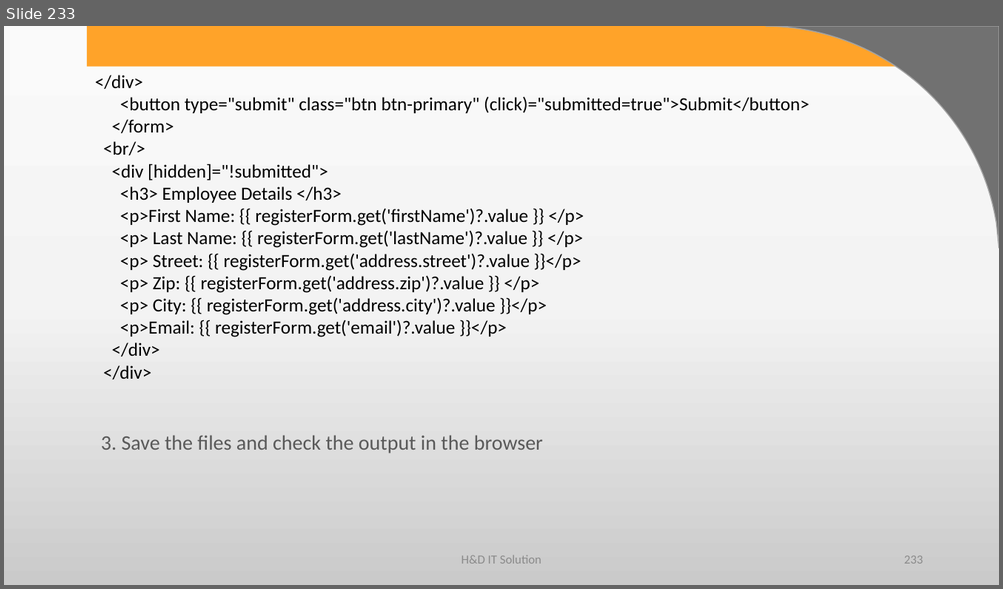
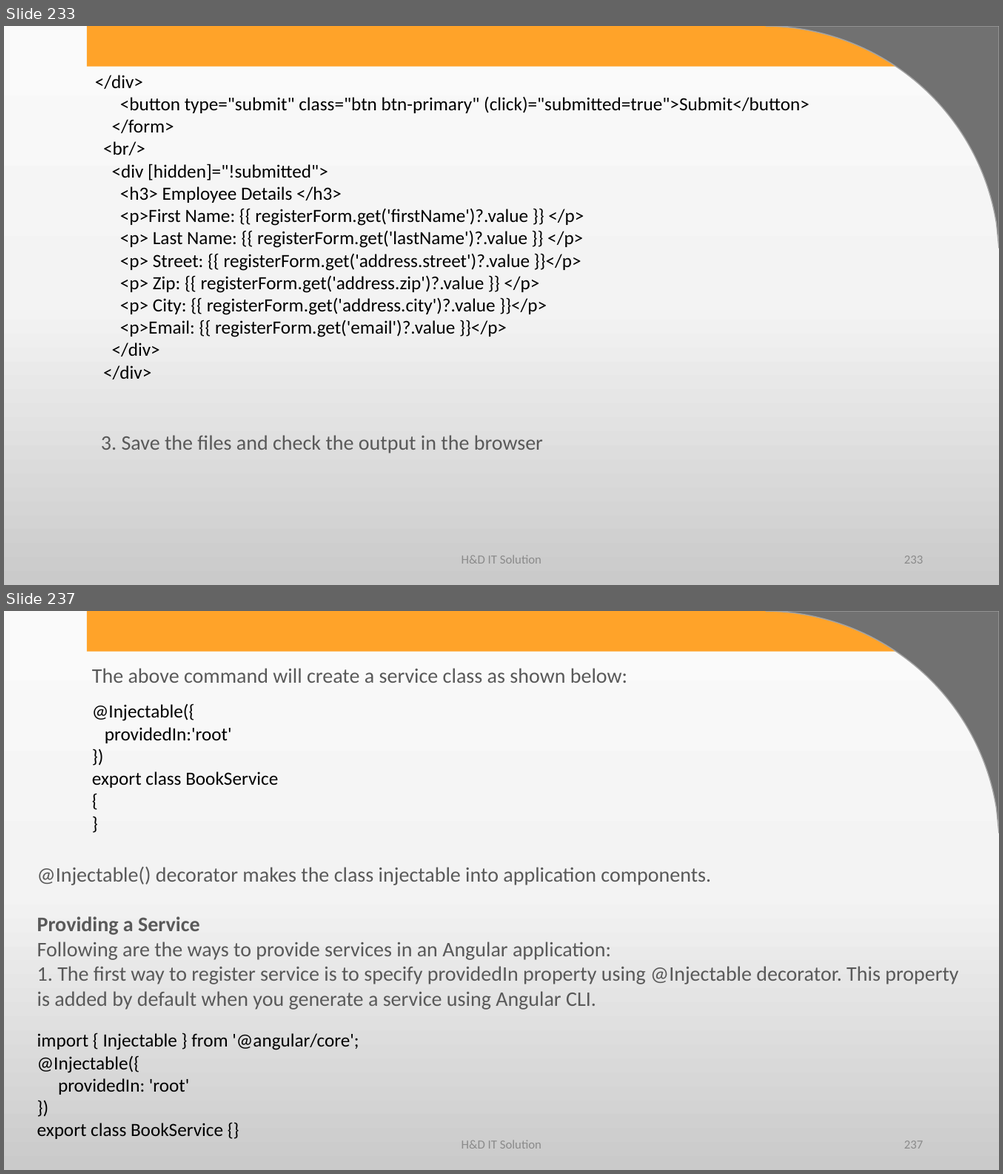
Before and after one commit to harshadasawant/forms, a slide deck: ppt/ANGULAR.pptx. Shown one above the other, each under a label of ours: slide 233 before the commit, slides 233 and 237 after it; the slides between them are not shown. The pictures are 1003x589 and 1003x1174 pixels, drawn with LibreOffice and Linux fonts; fonts in the diff are those of the drawing; background and template pictures are left out. Boxes give left, top, right and bottom in pixels: in the first picture for what was removed or moved away, otherwise in the second. Text is boxed around its words. In the diff, an @@ line names an element or a change of style, - is before the commit and + after.

Commit message:
added service

```diff
--- a/ppt/ANGULAR.pptx
+++ b/ppt/ANGULAR.pptx
@@ slide 237 added at (4, 611, 999, 1170), background gradient #FBFBFB to #F4F4F4 to #CBCBCB; not listed: 2 template elements that a slide beside it also shows @@
@@ text added at (92, 668, 627, 683), 20 pt, text #595959 @@
+The above command will create a service class as shown below:
@@ text added at (92, 703, 278, 788), 18 pt, text #000000 @@
+@Injectable({
+providedIn:'root'
+})
+export class BookService
+{
+}
@@ text added at (37, 866, 958, 1010), 20 pt, text #595959 @@
+@Injectable() decorator makes the class injectable into application components.
+Providing a Service
+Following are the ways to provide services in an Angular application:
+1. The first way to register service is to specify providedIn property using @Injectable decorator. This property is added by default when you generate a service using Angular CLI.
@@ text added at (37, 1034, 358, 1139), 18 pt, text #000000 @@
+import { Injectable } from '@angular/core';
+@Injectable({
+providedIn: 'root'
+})
+export class BookService {}
@@ text added at (461, 1141, 541, 1149), 12 pt, text #8C8C8C @@
+H&D IT Solution
@@ page number added at (904, 1141, 922, 1149), 12 pt, text #8C8C8C @@
+237
```
Also in this commit, not shown: 25 other slides added, 12 other files.
